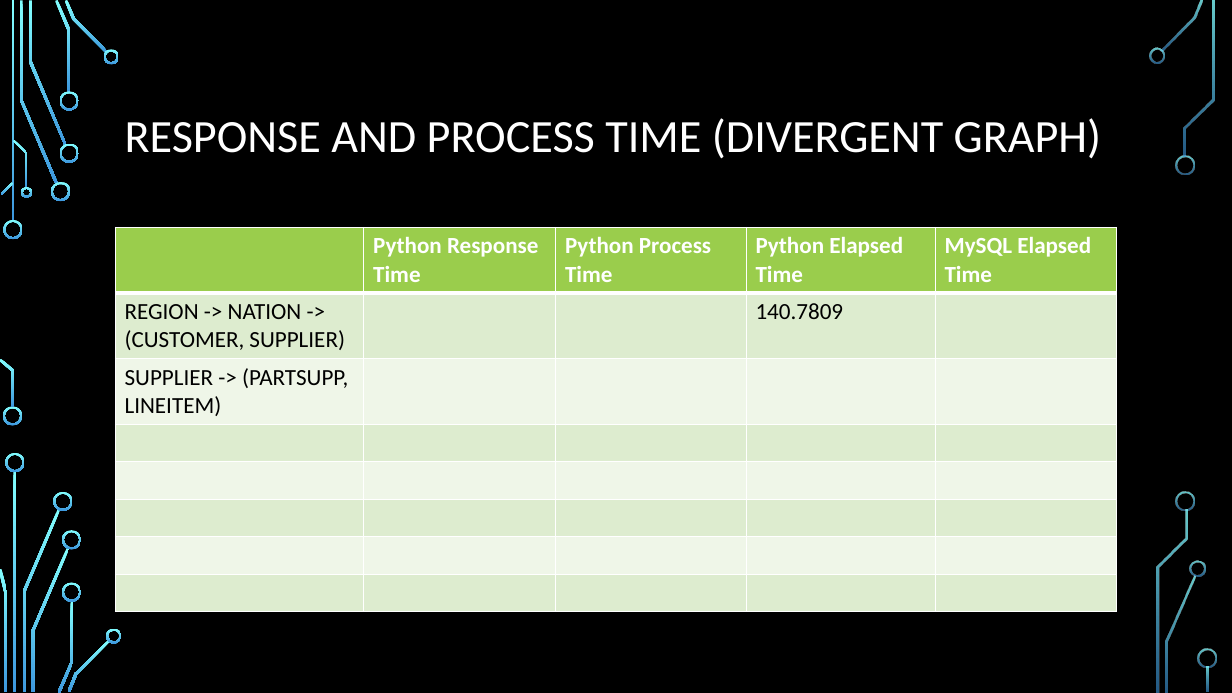
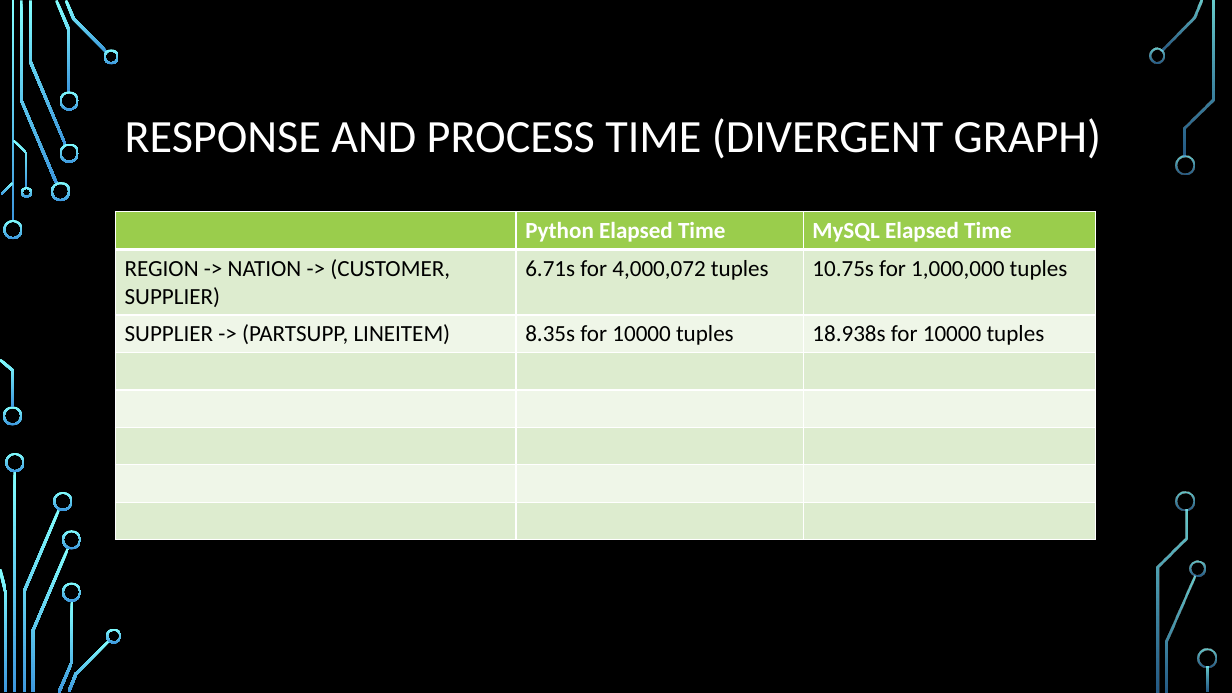
Before and after one commit to avinashsp93/multiwayjoin, a slide deck: slide 16 of MultiWayJoin.pptx. Drawn at 1232x693 pixels with LibreOffice and Linux fonts; fonts in the diff are those of the drawing; background and template pictures are left out. Boxes give left, top, right and bottom in pixels: in the first picture for what was removed or moved away, otherwise in the second. Text is boxed around its words. In the diff, an @@ line names an element or a change of style, - is before the commit and + after.

```diff
--- a/MultiWayJoin.pptx
+++ b/MultiWayJoin.pptx
@@ table at (116, 212, 1097, 539) @@
-column 2: Python Response Time |  |  |  |  |  |  | 
-column 3: Python Process Time |  |  |  |  |  |  | 
-column 4: Python Elapsed Time | 140.7809 |  |  |  |  |  | 
-column 5: MySQL Elapsed Time |  |  |  |  |  |  | 
+column 2: Python Elapsed Time | 6.71s for 4,000,072 tuples | 8.35s for 10000 tuples |  |  |  |  | 
+column 3: MySQL Elapsed Time | 10.75s for 1,000,000 tuples | 18.938s for 10000 tuples |  |  |  |  | 
@@ table: place and size @@
-table at (116, 227, 1117, 609)
+table at (116, 212, 1097, 539)
```
Also in this commit, not shown: 2 other slides changed, 2 other files.
